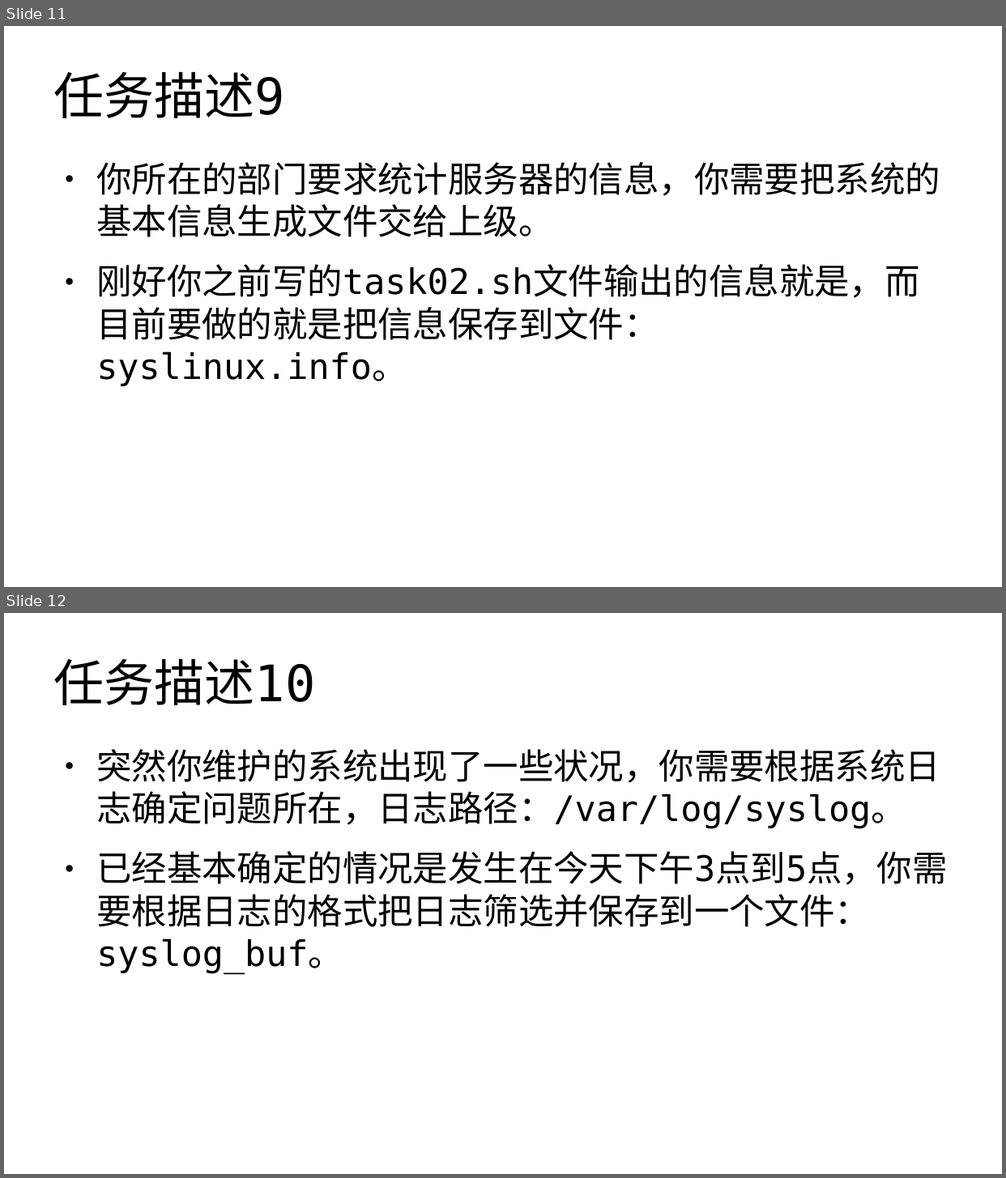
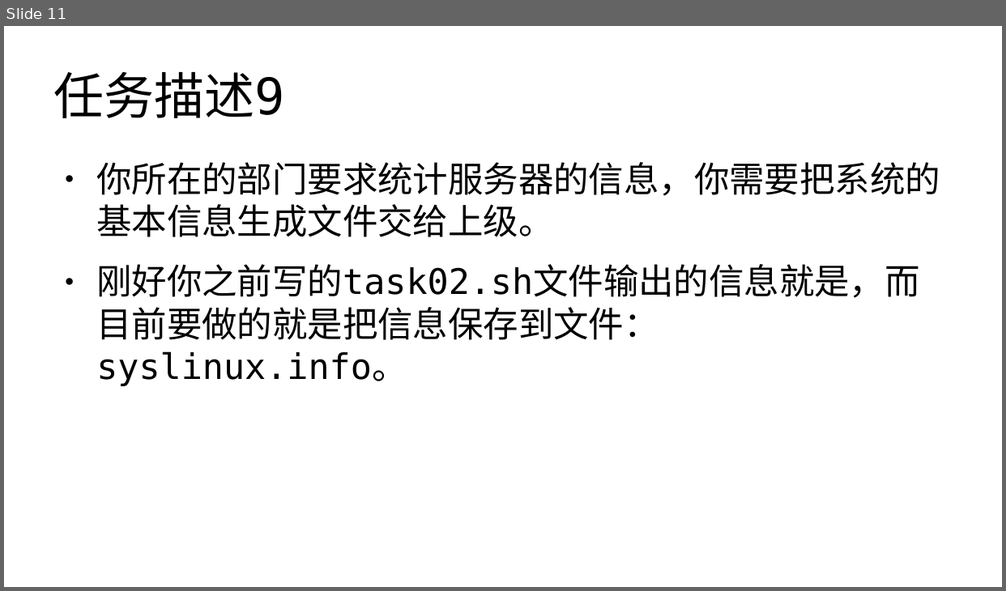
Before and after one commit to master-genius/linux-system, a slide deck: task/task02.odp. Shown one above the other, each under a label of ours: slides 11 and 12 before the commit, slide 11 after it. The pictures are 1006x1178 and 1006x591 pixels, drawn with LibreOffice and Linux fonts; fonts in the diff are those of the drawing. Boxes give left, top, right and bottom in pixels: in the first picture for what was removed or moved away, otherwise in the second. Text is boxed around its words. In the diff, an @@ line names an element or a change of style, - is before the commit and + after.

```diff
--- a/task/task02.odp
+++ b/task/task02.odp
@@ slide 12 removed at box(4, 613, 1002, 1174), background #FFFFFF @@
@@ title removed at box(54, 659, 316, 705) @@
-任务描述10
@@ text removed at box(96, 749, 947, 974) @@
-● 突然你维护的系统出现了一些状况，你需要根据系统日志确定问题所在，日志路径：/var/log/syslog。
-● 已经基本确定的情况是发生在今天下午3点到5点，你需要根据日志的格式把日志筛选并保存到一个文件：syslog_buf。
```
Also in this commit, not shown: 3 slides changed, 3 other files.
